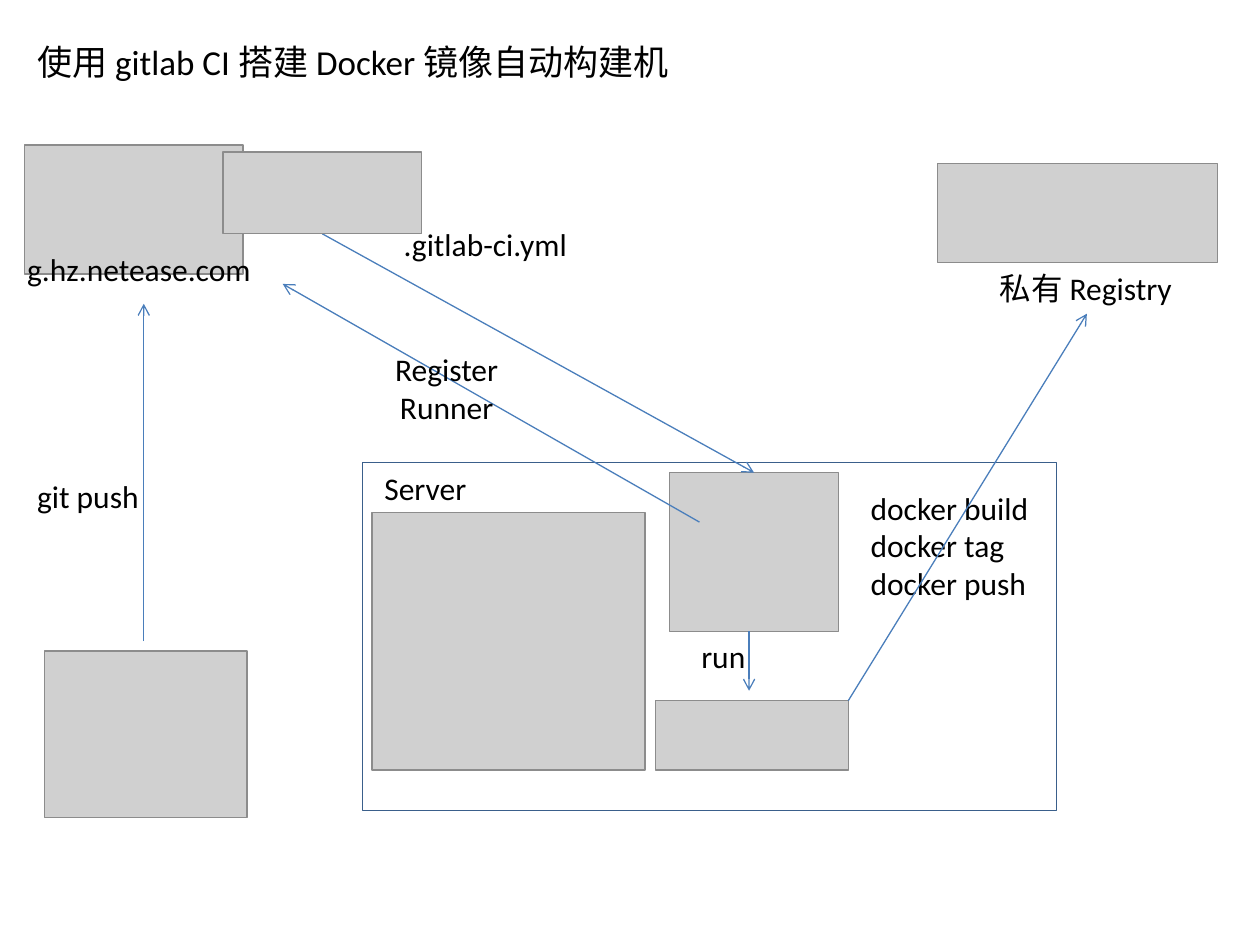
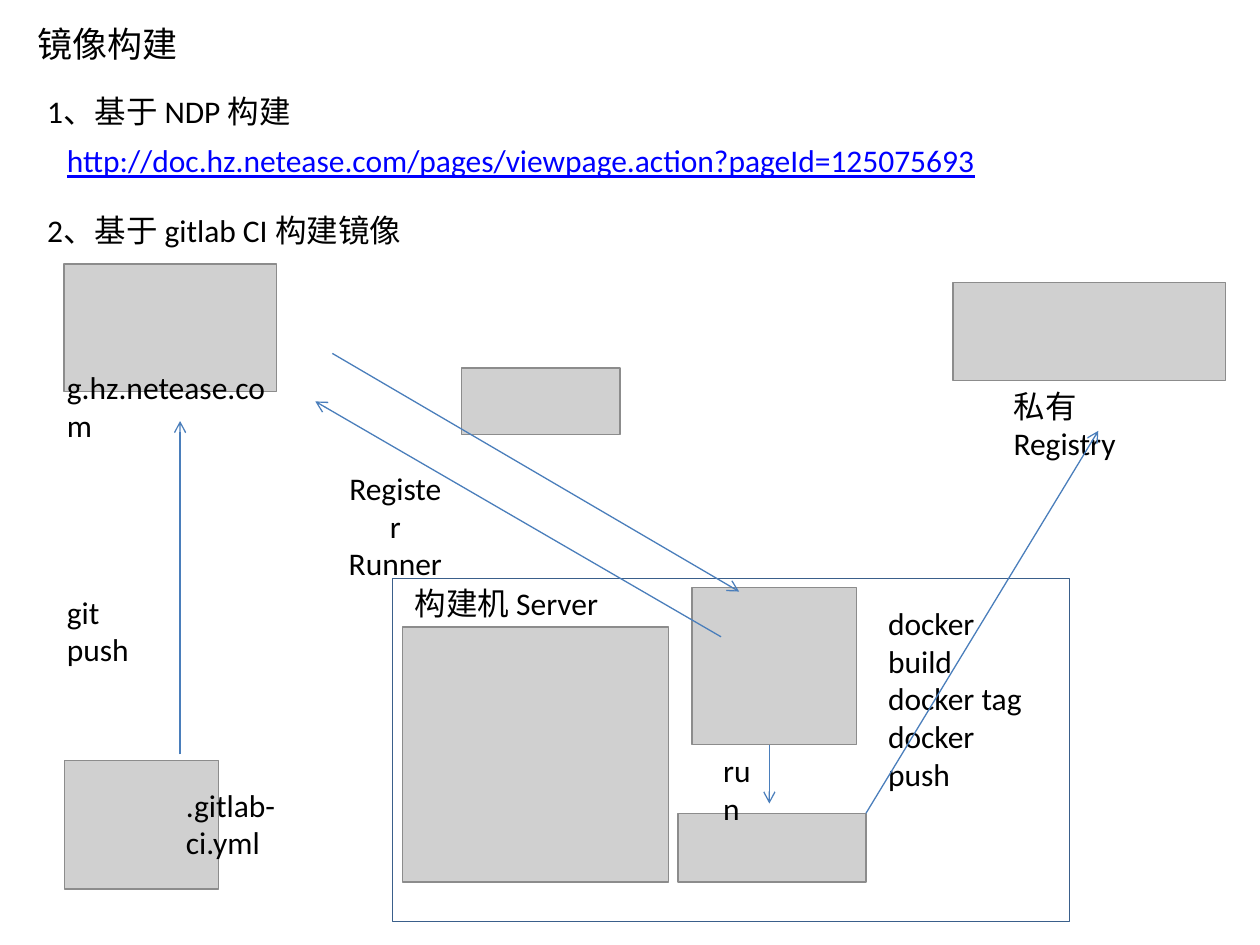
Before and after one commit to currycan/MindMap, a slide deck: slide 9 of docker/建德云使用.pptx (slide 5 before the commit). Drawn at 1260x945 pixels with LibreOffice and Linux fonts; fonts in the diff are those of the drawing; grey boxes stand for pictures. Boxes give left, top, right and bottom in pixels: in the first picture for what was removed or moved away, otherwise in the second. Text is boxed around its words. In the diff, an @@ line names an element or a change of style, - is before the commit and + after.

```diff
--- a/docker/建德云使用.pptx
+++ b/docker/建德云使用.pptx
@@ text added at bbox=[37, 27, 177, 60], 20 pt, text #000000 @@
+镜像构建
@@ text removed at bbox=[37, 45, 668, 81] @@
-使用 gitlab CI 搭建 Docker 镜像自动构建机
@@ text added at bbox=[47, 96, 291, 126], 18 pt, text #000000 @@
+1、基于 NDP 构建
@@ text added at bbox=[67, 150, 974, 178], 18 pt, text #0000FF, underline @@
+http://doc.hz.netease.com/pages/viewpage.action?pageId=125075693
@@ text added at bbox=[47, 215, 401, 248], 18 pt, text #000000 @@
+2、基于 gitlab CI 构建镜像
@@ picture: place and size @@
-picture at bbox=[25, 145, 243, 275]
+picture at bbox=[64, 265, 277, 392]
@@ picture: place and size @@
-picture at bbox=[937, 164, 1217, 263]
+picture at bbox=[953, 282, 1225, 381]
@@ arrow moved from (323, 234) - (753, 472) to (333, 354) - (740, 591) @@
@@ text "g.hz.netease.com" rewrapped from bbox=[27, 255, 250, 289] to bbox=[67, 377, 265, 407] @@
@@ picture: place and size @@
-picture at bbox=[223, 152, 421, 234]
+picture at bbox=[461, 368, 620, 435]
@@ text "私有 Registry" rewrapped from bbox=[1000, 273, 1172, 306] to bbox=[1014, 391, 1116, 463] @@
@@ arrow moved from (699, 522) - (282, 284) to (721, 636) - (315, 402) @@
@@ arrow moved from (144, 641) - (144, 304) to (180, 755) - (180, 421) @@
@@ arrow moved from (848, 701) - (1087, 314) to (866, 814) - (1099, 431) @@
@@ text "Register" rewrapped from bbox=[395, 354, 498, 420] to bbox=[349, 554, 442, 583] @@
@@ text "git push" rewrapped from bbox=[37, 486, 139, 514] to bbox=[67, 602, 129, 666] @@
@@ rectangle: place and size @@
-rectangle at bbox=[362, 462, 1056, 810]
+rectangle at bbox=[393, 578, 1070, 921]
@@ text at bbox=[415, 588, 598, 618]: text changed @@
-Server
+构建机 Server
@@ picture: place and size @@
-picture at bbox=[669, 472, 838, 631]
+picture at bbox=[692, 588, 856, 745]
@@ text "docker build" rewrapped from bbox=[871, 493, 1028, 603] to bbox=[888, 613, 1022, 791] @@
@@ picture: place and size @@
-picture at bbox=[372, 512, 645, 770]
+picture at bbox=[402, 627, 668, 882]
@@ text "run" rewrapped from bbox=[701, 652, 745, 669] to bbox=[711, 745, 779, 795] @@
@@ arrow moved from (748, 631) - (748, 690) to (770, 745) - (770, 804) @@
@@ picture: place and size @@
-picture at bbox=[44, 651, 247, 818]
+picture at bbox=[64, 760, 219, 888]
@@ text ".gitlab-ci.yml" rewrapped from bbox=[404, 230, 567, 262] to bbox=[186, 790, 275, 862] @@
@@ picture: place and size @@
-picture at bbox=[655, 701, 848, 770]
+picture at bbox=[678, 814, 866, 882]
```
Also in this commit, not shown: 5 other slides changed, 7 slides added.
